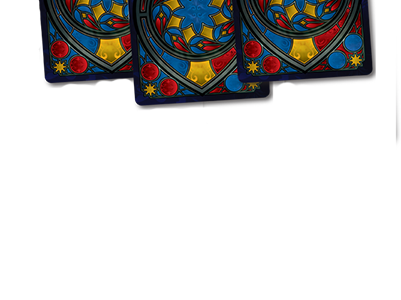
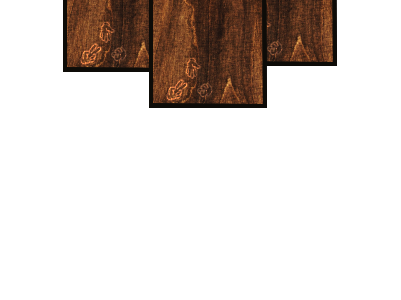
Layers edited between the first and the second (401, 300) image:
removed layer "Calque 0 copie" over (x1=38, y1=0, x2=401, y2=146)
added layer "Calque 1" above "Calque 3" over (x1=149, y1=0, x2=267, y2=108)
added layer "Calque 3" above "Calque 2" over (x1=63, y1=0, x2=181, y2=72)
added layer "Calque 2" above "forme" over (x1=219, y1=0, x2=337, y2=66)
